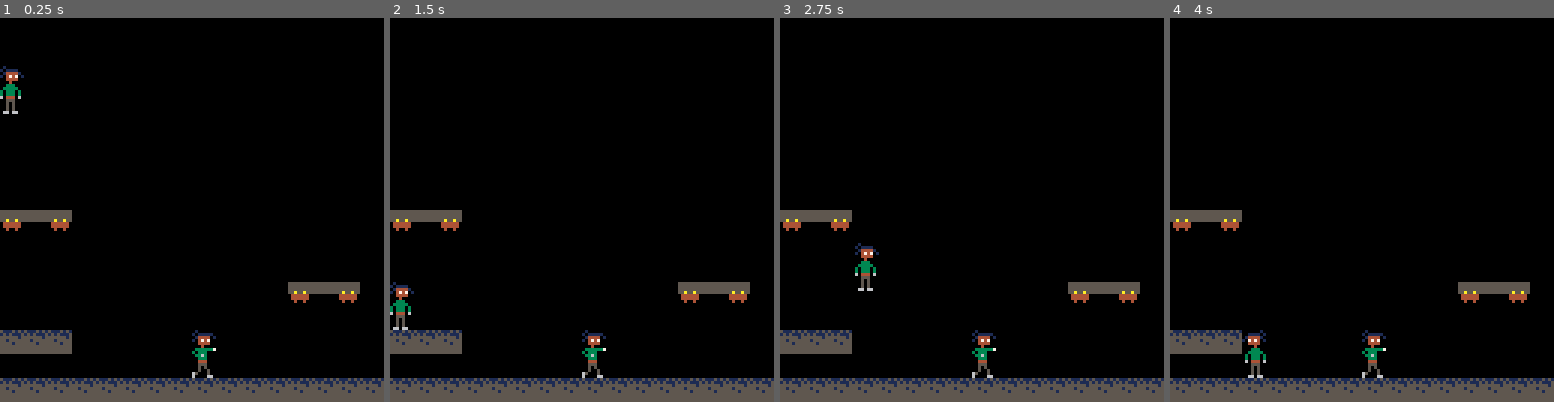
Above: before the commit, frames 1-4 (left to right).
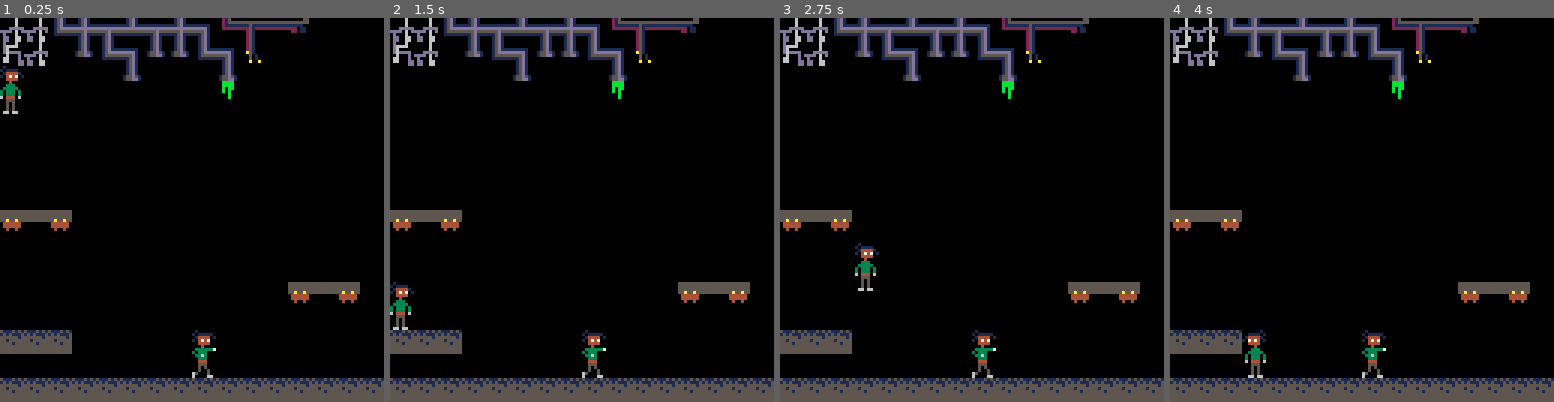
Above: after the commit, the same moments.

Repository: xMunchy/Mirror_Image
Game: PICO-8 cartridge sprites.p8
The game is run twice, just before and just after one commit, with the same random seed, the same clock (stepped at 60 frames per second) and the same inputs.
Inputs:
- Up to frame 1 (0.25 s): no input
- Up to frame 2 (1.5 s): tap O (Z key) at 0.7 s
- Up to frame 3 (2.75 s): hold Right 1.6-2.1 s; tap O (Z key) at 1.7, 2.1, 2.5 s; hold Up 2.15-2.42 s; hold Right from 2.47 s (still down)
- Up to frame 4 (4 s): tap O (Z key) at 2.9, 3.3, 3.7 s; release Right at 3.03 s; hold Left 3.08-3.58 s; hold Down 3.63-3.97 s

The runs differ from the first frame. In frame 1, 4.7% of the frame differs, in the area x 0-81%, y 0-22%; in frame 2, 4.7%; in frame 3, 4.7%; in frame 4, 4.7%.

Commit message:
background pipe/wiring variations

Diff:
--- a/sprites.p8
+++ b/sprites.p8
@@ -395,14 +395,22 @@
 
 
 
+…(8 lines of a section not shown)…
 __gff__
 0000000000000000000000000000000000000000000000000000000000000000000000000000000000000000000000000000000000000000000000000000000001000000000000000000000000000000010000000000000000000000000000000100000000000000000000000000000000000000000000000000000000000000
 0000000000000000000000000000000000000000000000000000000000000000000000000000000000000000000000000000000000000000000000000000000000000000000000000000000000000000000000000000000000000000000000000000000000000000000000000000000000000000000000000000000000000000
 __map__
-0000000000000000000000000000000000000000000000000000000000000000000000000000000000000000000000000000000000000000000000000000000000000000000000000000000000000000000000000000000000000000000000000000000000000000000000000000000000000000000000000000000000000000
-0000000000000000000000000000000000000000000000000000000000000000000000000000000000000000000000000000000000000000000000000000000000000000000000000000000000000000000000000000000000000000000000000000000000000000000000000000000000000000000000000000000000000000
-0000000000000000000000000000000000000000000000000000000000000000000000000000000000000000000000000000000000000000000000000000000000000000000000000000000000000000000000000000000000000000000000000000000000000000000000000000000000000000000000000000000000000000
-0000000000000000000000000000000000000000000000000000000000000000000000000000000000000000000000000000000000000000000000000000000000000000000000000000000000000000000000000000000000000000000000000000000000000000000000000000000000000000000000000000000000000000
+6c6c5758495a4958484b4c4d4e00000000000000000000000000000000000000000000000000000000000000000000000000000000000000000000000000000000000000000000000000000000000000000000000000000000000000000000000000000000000000000000000000000000000000000000000000000000000000
+7c6c00685748686857485c000000000000000000000000000000000000000000000000000000000000000000000000000000000000000000000000000000000000000000000000000000000000000000000000000000000000000000000000000000000000000000000000000000000000000000000000000000000000000000
+0000000000680000006900000000000000000000000000000000000000000000000000000000000000000000000000000000000000000000000000000000000000000000000000000000000000000000000000000000000000000000000000000000000000000000000000000000000000000000000000000000000000000000
+0000000000000000007900000000000000000000000000000000000000000000000000000000000000000000000000000000000000000000000000000000000000000000000000000000000000000000000000000000000000000000000000000000000000000000000000000000000000000000000000000000000000000000
 0000000000000000000000000000000000000000000000000000000000000000000000000000000000000000000000000000000000000000000000000000000000000000000000000000000000000000000000000000000000000000000000000000000000000000000000000000000000000000000000000000000000000000
 0000000000000000000000000000000000000000000000000000000000000000000000000000000000000000000000000000000000000000000000000000000000000000000000000000000000000000000000000000000000000000000000000000000000000000000000000000000000000000000000000000000000000000
 00000000000000000000000000000000000000000000000000000000004400000000000000000b0000000000000000000000000000000000000000000000000000000000000000000000000000000000000000000000000000000000000000000000000000000000000000000000000000000000000000000000000000000000
@@ -415,3 +423,5 @@
 4040400000000000000000000000000000000000000040505050505051515252525252000000000000000000000000000000000000000000000000000000000000000000000000000000000000000000000000000000000000000000000000000000000000000000000000000000000000000000000000000000000000000000
 0000000000000000000000000000000000000000004050505050505000000000000000000000000000000000000000000000000000000000000000000000000000000000000000000000000000000000000000000000000000000000000000000000000000000000000000000000000000000000000000000000000000000000
 4040404040404040404040404040404040404040406060606060505051515141515141515151515100000000000000000000000000000000000000000000000000000000000000000000000000000000000000000000000000000000000000000000000000000000000000000000000000000000000000000000000000000000
+0000464646464646460000000000000000000000000000000000000000000000000000000000000000000000000000000000000000000000000000000000000000000000000000000000000000000000000000000000000000000000000000000000000000000000000000000000000000000000000000000000000000000000
+0000464646464646460000000000000000000000000000000000000000000000000000000000000000000000000000000000000000000000000000000000000000000000000000000000000000000000000000000000000000000000000000000000000000000000000000000000000000000000000000000000000000000000
Not shown, changed: 43 lines of the sprite sheet (__gfx__) section of sprites.p8
